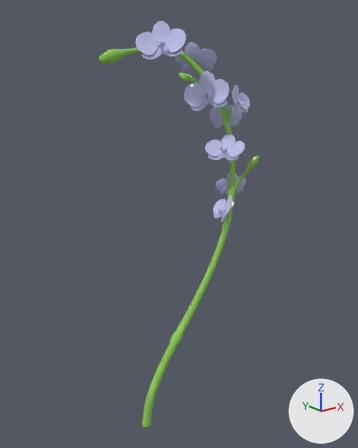
Two versions of the FBX model DatePlante/Assets/01_MESHES/SM_Branche_01.fbx, one commit apart.
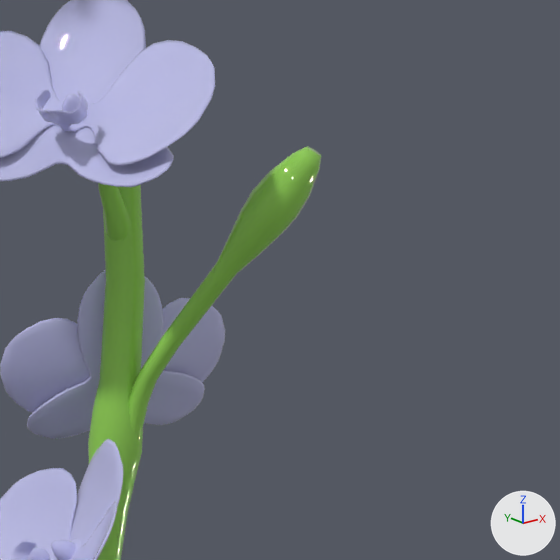
Old and new are each drawn whole from a 50 mm camera at (-1.368, -2.014, 1.986) aimed at (0.369, 0.158, 1.117) and again close up on the part from 60% to 82% of the width and 30% to 47% of the height. The lights are fixed; the arrows at lower right show +X, +Y and +Z. Where no turn or scale is listed for an object, it has been applied to the vertices.

In view in the first close-up: 'SM_Branche_01'.
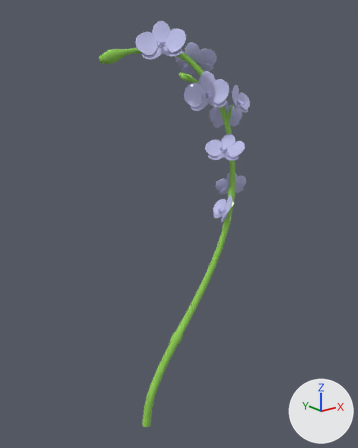
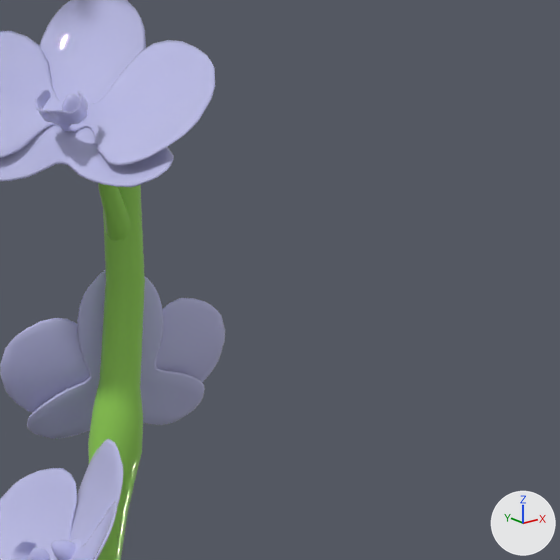
Where the change shows, as pixel boxes (x1, y1, x2, y2) in the close-ups (560 x 560 px):
'SM_Branche_01', reshaped: before (0, 0, 321, 560); after (0, 0, 225, 560)
part 1 of me_mesh, cut back: before (111, 146, 321, 471); after (111, 279, 145, 471)

Patch to the scene script:
```diff
--- a/DatePlante/Assets/01_MESHES/SM_Branche_01.fbx.py
+++ b/DatePlante/Assets/01_MESHES/SM_Branche_01.fbx.py
@@ me_mesh @@
 # used by ob_sm_branche_01; location = (0.0, 0.0, 0.0)
-me_mesh.from_pydata(...)  # 15276 vertices, 30452 faces; spans x -0.03..0.77, y -0.12..0.42, z 0.0..2.23
+me_mesh.from_pydata(...)  # 15132 vertices, 30168 faces; spans x -0.03..0.77, y -0.11..0.42, z 0.0..2.23
+# me_mesh part 1
+# 144 vertices are removed from x 0.63..0.74, y -0.12..0.0, z 1.28..1.52
+# 304 faces are deleted
+# 4 vertices move within x 0.63..0.66, y -0.01, z 1.28..1.33
+# 20 new faces join them, mat_material__13 (green #90cf54)
 me_mesh.materials.append(mat_material__13)
```
